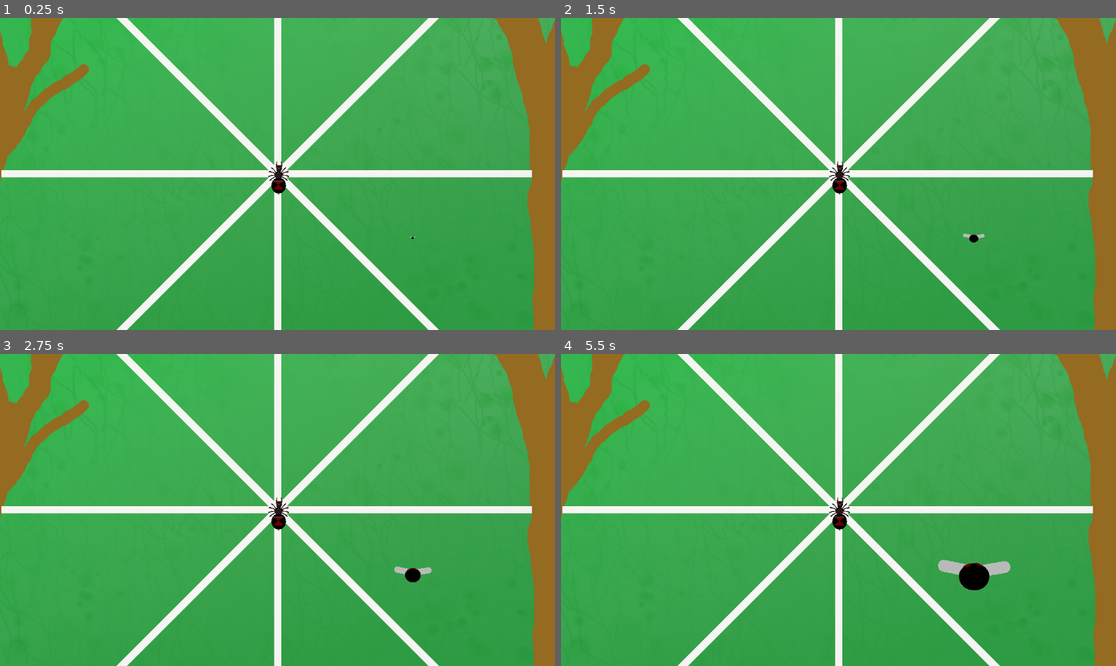
Above: before the commit, frames 1-4 (two rows, left to right).
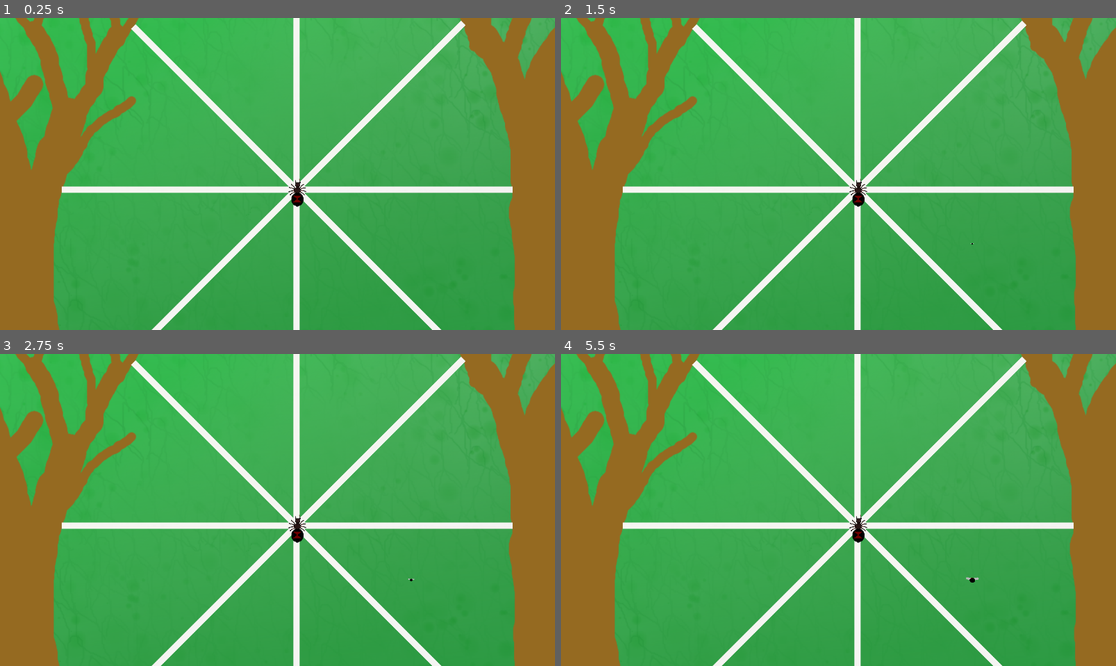
Above: after the commit, the same moments.

Repository: Chickenhatter/web-spider
Game: Godot game, scene res://scenes/main.tscn
The game is run twice, just before and just after one commit, with the same random seed, the same clock (stepped at 60 frames per second) and the same inputs. The project has no main scene, so this scene is started directly. The engine's default icon, where the game draws it, is replaced by a stand-in: a white triangle on a blue panel in a dark square.
Inputs (mouse positions are in pixels of both pictures, inside the frame that each line leads up to):
- Up to frame 1 (0.25 s): no input
- Up to frame 2 (1.5 s): tap Enter at 0.5 s; move the mouse to (960, 158) at 0.52 s; hold Right from 0.53 s (still down); tap Alt at 0.6 s; click (960, 158) at 0.67 s; tap Up at 0.77 s; tap Space at 1.25 s; move the mouse to (727, 189) at 1.27 s; tap Shift at 1.35 s
- Up to frame 3 (2.75 s): tap Up at 1.52 s; tap Enter at 2 s; move the mouse to (333, 441) at 2.02 s; release Right at 2.03 s; hold Left from 2.03 s (still down); tap Alt at 2.1 s
- Up to frame 4 (5.5 s): tap Space at 2.75 s; move the mouse to (810, 572) at 2.77 s; release Left at 2.78 s; hold Right 2.78-4.28 s; tap Shift at 2.85, 4.35 s; click (810, 572) at 2.92 s; tap Up at 3.02, 3.77, 4.52 s; move the mouse to (1005, 556) at 3.52 s; tap Alt at 3.6, 5.1 s; tap Enter at 4.25 s; move the mouse to (672, 463) at 4.27 s; hold Left 4.28-5.03 s; move the mouse to (866, 510) at 5.02 s; hold Right from 5.03 s (still down); click (866, 510) at 5.17 s

The runs differ from the first frame. In frame 1, 26% of the frame differs, in the area x 0-100%, y 0-100%; in frame 2, 26%; in frame 3, 27%; in frame 4, 27%.

Commit message:
9hr 7m fixing bugs, plan is to make start and spider legs change

Diff:
--- a/code/body_code.gd
+++ b/code/body_code.gd
@@ -5,15 +5,15 @@
 func _ready() -> void:
 	pass # Replace with function body.
 
-
+var a = 10
 # Called every frame. 'delta' is the elapsed time since the previous frame.
 func _process(delta: float) -> void:
 	if Trader.backrestart == true:
-		$Red.scale.y = 0.688*1.5
-		$Red.position.y = 230.0*1.5
+		$Red.scale.y = 0.452
+		$Red.position.y = 115.0
 		Trader.backrestart = false
 	size_change(0.01)
-	if $Red.scale.y < 0:
+	if $Red.scale.y < 0.02:
 		Trader.dead = true
 		$"..".set_collision_layer_value(1, false)
 		$"..".set_collision_mask_value(1, false)
--- a/code/fly_around.gd
+++ b/code/fly_around.gd
@@ -10,14 +10,18 @@
 const flyscene = preload("res://scenes/fly.tscn")
 # Called when the node enters the scene tree for the first time.
 func _ready() -> void:
+	$place/Node2D/Node2D.scale.x = 0.01
+	$place/Node2D/Node2D.scale.y = 0.01
 	spider_place()
 
-
+var a = 0
 # Called every frame. 'delta' is the elapsed time since the previous frame.
 func _process(delta: float) -> void:
+
 	if size_up == true:
-		$place/Node2D/Node2D.scale.x += 0.01
-		$place/Node2D/Node2D.scale.y += 0.01
+		a += 1
+		$place/Node2D/Node2D.scale.x += 0.0021
+		$place/Node2D/Node2D.scale.y += 0.0021
 	if size_down == true:
 		$place/Node2D/Node2D.scale.x -= 0.005
 		$place/Node2D/Node2D.scale.y -= 0.005
@@ -37,15 +41,14 @@
 	for area in $place/flybug.get_overlapping_areas():
 		if area.name == "Web":
 			inweb = true
-			print('true')
 	if inweb == true:
 		websummon()
-		$place.position.y = 100
-		$place.position.x = -100
+		$place.position.y = 1000
+		$place.position.x = -1000
 	await get_tree().create_timer(2.0).timeout
 	size_down = false
-	$place.position.y = 100
-	$place.position.x = -100
+	$place.position.y = 1000
+	$place.position.x = -1000
 	await get_tree().create_timer(5.0).timeout
 	for child in $"../Flyparent".get_children():
 			child.queue_free()
--- a/scenes/main.tscn
+++ b/scenes/main.tscn
@@ -48,7 +48,7 @@
 size = Vector2(10796, 810)
 
 [sub_resource type="RectangleShape2D" id="RectangleShape2D_yc10j"]
-size = Vector2(18428, 11469)
+size = Vector2(32869, 11469)
 
 [node name="Node2D" type="Node2D" unique_id=818152458]
 
@@ -58,6 +58,8 @@
 
 [node name="Spider" type="CharacterBody2D" parent="Node2D/Spider" unique_id=806650420]
 z_index = 10
+collision_layer = 32769
+collision_mask = 32769
 script = ExtResource("1_0wfyh")
 
 [node name="CollisionPolygon2D" type="CollisionPolygon2D" parent="Node2D/Spider/Spider" unique_id=1057952904]
@@ -309,7 +311,8 @@
 [node name="Camera" type="Node2D" parent="Node2D" unique_id=139337864]
 
 [node name="Camera2D" type="Camera2D" parent="Node2D/Camera" unique_id=32742748]
-zoom = Vector2(0.2, 0.2)
+position = Vector2(-231, -191)
+zoom = Vector2(0.17, 0.17)
 
 [node name="Base web" type="Node2D" parent="Node2D" unique_id=1009098045]
 
@@ -367,8 +370,8 @@
 shape = SubResource("RectangleShape2D_0wfyh")
 
 [node name="White" type="Sprite2D" parent="Node2D/Base web/Node2D4/Web" unique_id=1351751595]
-position = Vector2(525.9322, -1.5)
-scale = Vector2(30.822914, -0.46107787)
+position = Vector2(518.1543, -1.5)
+scale = Vector2(30.752525, -0.46107787)
 texture = ExtResource("5_tefeu")
 region_rect = Rect2(155.143, 338.57114, 45.714264, 9.142853)
 
@@ -414,6 +417,8 @@
 script = ExtResource("20_gqmmt")
 
 [node name="death fall" type="Area2D" parent="gameend" unique_id=1353246966]
+collision_layer = 32769
+collision_mask = 32769
 
 [node name="CollisionShape2D" type="CollisionShape2D" parent="gameend/death fall" unique_id=1541888875]
 position = Vector2(-335, 3614)
@@ -426,9 +431,11 @@
 texture = ExtResource("5_tefeu")
 
 [node name="end_game" type="Area2D" parent="gameend" unique_id=299627883]
+collision_layer = 32769
+collision_mask = 32769
 
 [node name="CollisionShape2D" type="CollisionShape2D" parent="gameend/end_game" unique_id=1955745529]
-position = Vector2(-90, 22842)
+position = Vector2(25, 23580)
 shape = SubResource("RectangleShape2D_yc10j")
 
 [node name="Node2D2" type="Node2D" parent="." unique_id=243280371]
@@ -444,6 +451,34 @@
 [node name="CollisionPolygon2D" type="CollisionPolygon2D" parent="Node2D2/CharacterBody2D" unique_id=576097030]
 polygon = PackedVector2Array(-3416, 3049, -2866, 36, -2867, -40, -2021, -1970, 2019, -2065, 2403, -1336, 2649, -15, 3304, 3055, 4864, 2863, 3575, -5590, -5051, -4820, -3512, 2997)
 
+[node name="Node2D" type="Node2D" parent="Node2D2" unique_id=1558807342]
+
+[node name="Sprite2D" type="Sprite2D" parent="Node2D2/Node2D" unique_id=706090088]
+self_modulate = Color(0.011764706, 0.011764706, 0.011764706, 1)
+position = Vector2(-7841, 813.00073)
+scale = Vector2(33.072, 68.256)
+texture = ExtResource("7_85g3d")
+
+[node name="Sprite2D2" type="Sprite2D" parent="Node2D2/Node2D" unique_id=1280565475]
+self_modulate = Color(0.011764706, 0.011764706, 0.011764706, 1)
+position = Vector2(7412, 1297)
+scale = Vector2(33.072, 68.256)
+texture = ExtResource("7_85g3d")
+
+[node name="Sprite2D3" type="Sprite2D" parent="Node2D2/Node2D" unique_id=273836007]
+self_modulate = Color(0.011764706, 0.011764706, 0.011764706, 1)
+position = Vector2(-208.63782, 7148.999)
+rotation = 1.5707964
+scale = Vector2(33.072, 94.0588)
+texture = ExtResource("7_85g3d")
+
+[node name="Sprite2D4" type="Sprite2D" parent="Node2D2/Node2D" unique_id=108739944]
+self_modulate = Color(0.011764706, 0.011764706, 0.011764706, 1)
+position = Vector2(-211.20456, -8079)
+rotation = 1.5707964
+scale = Vector2(33.072, 94.07338)
+texture = ExtResource("7_85g3d")
+
 [connection signal="area_entered" from="Node2D/Fly around/place/flybug" to="Node2D/Fly around" method="_on_flybug_area_entered"]
 [connection signal="area_exited" from="Node2D/Fly around/place/flybug" to="Node2D/Fly around" method="_on_flybug_area_exited"]
 [connection signal="body_entered" from="gameend/death fall" to="gameend" method="_on_death_fall_body_entered"]
